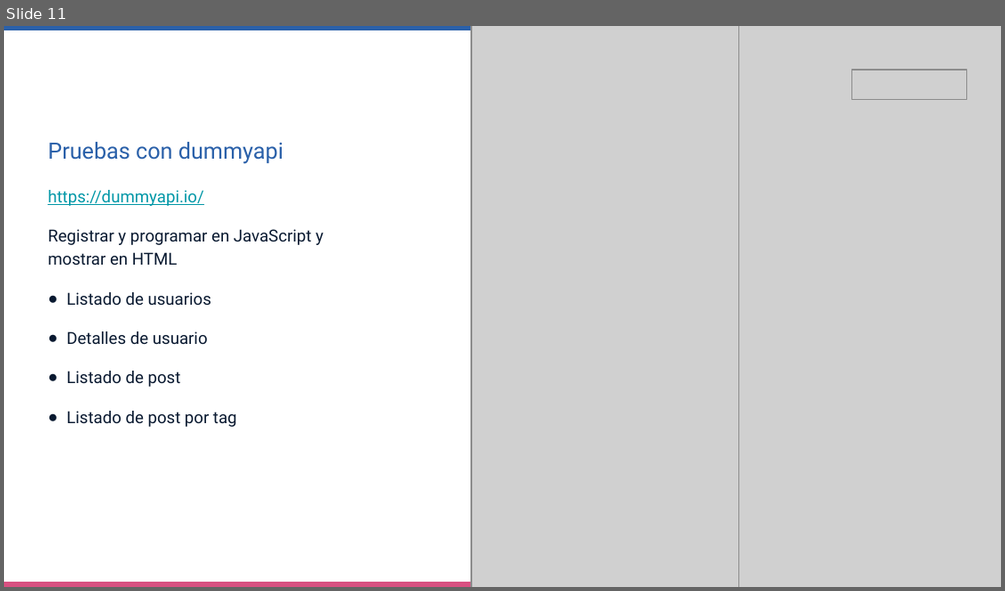
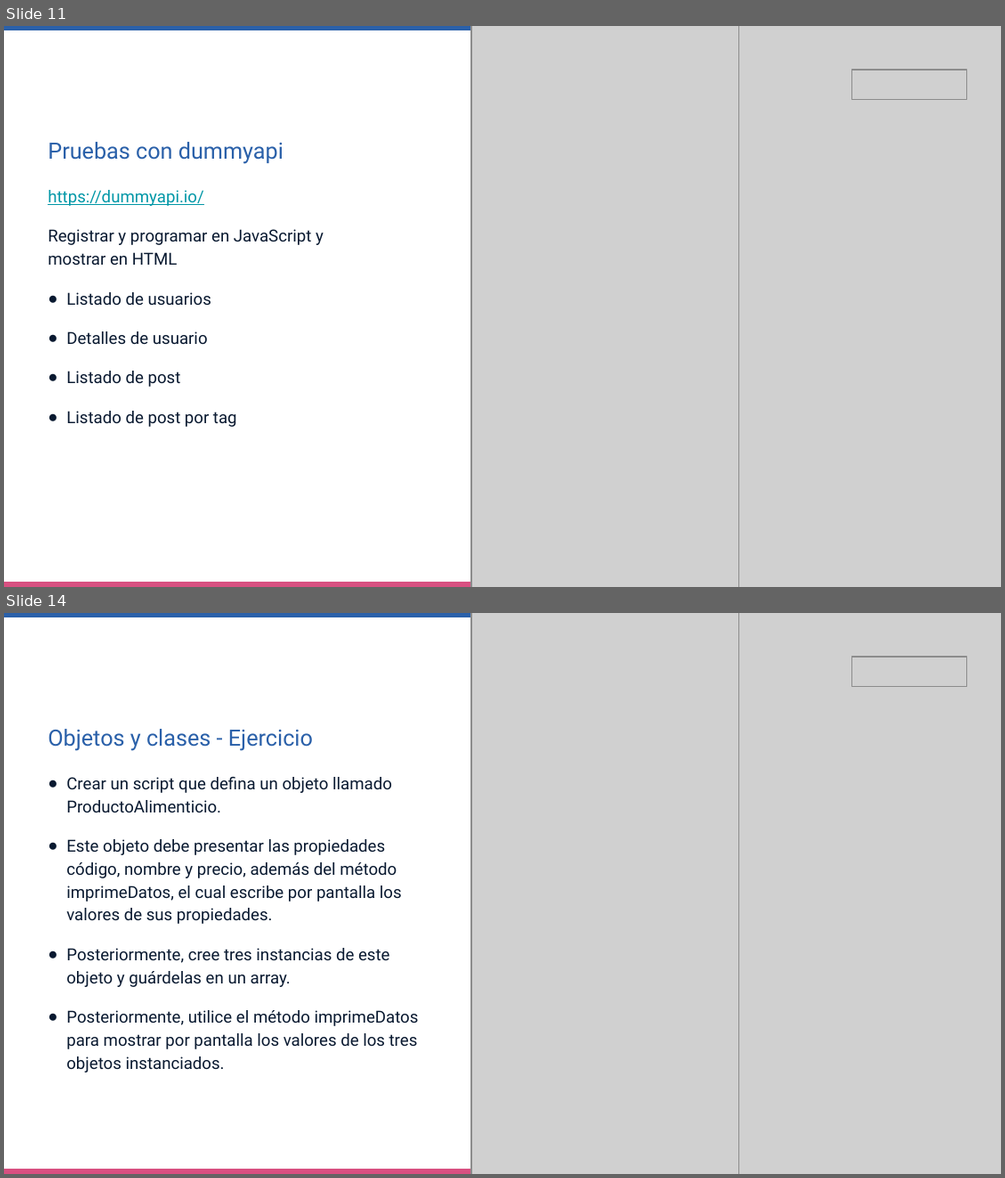
Before and after one commit to daaniad/jsAvanzado, a slide deck: 20221112_JavaScript_Avanzado_Promo3.pptx. Shown one above the other, each under a label of ours: slide 11 before the commit, slides 11 and 14 after it; the slides between them are not shown. The pictures are 1005x591 and 1005x1178 pixels, drawn with LibreOffice and Linux fonts; fonts in the diff are those of the drawing; grey boxes stand for pictures; background and template pictures are left out. Boxes give left, top, right and bottom in pixels: in the first picture for what was removed or moved away, otherwise in the second. Text is boxed around its words. In the diff, an @@ line names an element or a change of style, - is before the commit and + after.

```diff
--- a/20221112_JavaScript_Avanzado_Promo3.pptx
+++ b/20221112_JavaScript_Avanzado_Promo3.pptx
@@ slide 14 added at (x1=4, y1=613, x2=1001, y2=1174), background #FFFFFF; not listed: 2 template elements that a slide beside it also shows @@
@@ picture added at (x1=471, y1=613, x2=738, y2=1174) @@
@@ picture added at (x1=738, y1=613, x2=1001, y2=1174) @@
@@ picture added at (x1=852, y1=657, x2=967, y2=687) @@
@@ title added at (x1=48, y1=729, x2=313, y2=751), 16.2 pt, text #2A60A9 @@
+Objetos y clases - Ejercicio
@@ text added at (x1=66, y1=777, x2=419, y2=1072), 12 pt, text #091930 @@
+● Crear un script que defina un objeto llamado ProductoAlimenticio.
+● Este objeto debe presentar las propiedades código, nombre y precio, además del método imprimeDatos, el cual escribe por pantalla los valores de sus propiedades.
+● Posteriormente, cree tres instancias de este objeto y guárdelas en un array.
+● Posteriormente, utilice el método imprimeDatos para mostrar por pantalla los valores de los tres objetos instanciados.
```
Also in this commit, not shown: 11 other slides added.
